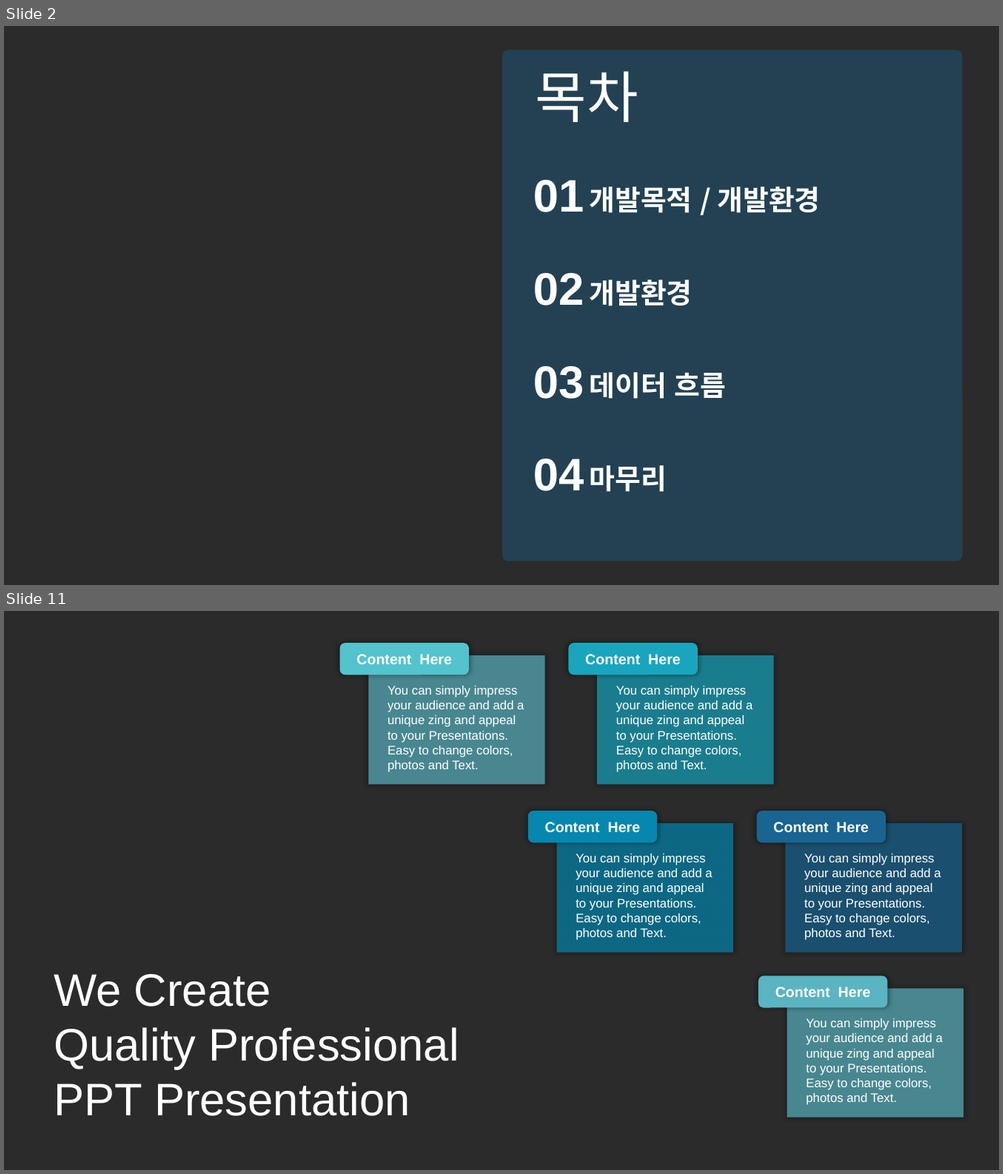
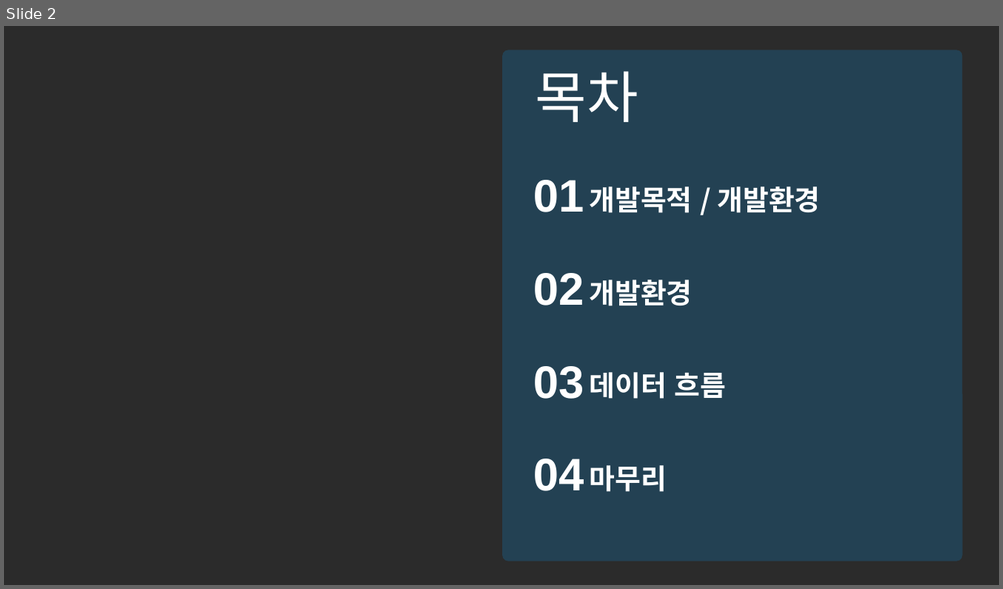
Before and after one commit to QYnote/Python_ConnectMS-SQL, a slide deck: 심준보_AI개발 포트폴리오.pptx. Shown one above the other, each under a label of ours: slides 2 and 11 before the commit, slide 2 after it; the slides between them are not shown. The pictures are 1003x1174 and 1003x589 pixels, drawn with LibreOffice and Linux fonts; fonts in the diff are those of the drawing; background and template pictures are left out; a plain dark background stands for a picture behind light text. Boxes give left, top, right and bottom in pixels: in the first picture for what was removed or moved away, otherwise in the second. Text is boxed around its words. In the diff, an @@ line names an element or a change of style, - is before the commit and + after.

```diff
--- a/심준보_AI개발 포트폴리오.pptx
+++ b/심준보_AI개발 포트폴리오.pptx
@@ slide 11 removed at (x1=4, y1=611, x2=999, y2=1170), background picture (left out) @@
@@ group removed at (x1=340, y1=643, x2=774, y2=785): 4 texts, 2 rectangles, 2 rounded rectangles @@
-Content Here
-You can simply impress your audience and add a unique zing and appeal to your Presentations. Easy to change colors, photos and Text.
-Content Here
-You can simply impress your audience and add a unique zing and appeal to your Presentations. Easy to change colors, photos and Text.
@@ group removed at (x1=528, y1=811, x2=962, y2=953): 4 texts, 2 rectangles, 2 rounded rectangles @@
-Content Here
-You can simply impress your audience and add a unique zing and appeal to your Presentations. Easy to change colors, photos and Text.
-Content Here
-You can simply impress your audience and add a unique zing and appeal to your Presentations. Easy to change colors, photos and Text.
@@ text removed at (x1=54, y1=974, x2=459, y2=1116) @@
-We Create
-Quality Professional
-PPT Presentation
@@ group removed at (x1=758, y1=976, x2=964, y2=1118): 2 texts, 1 rectangle, 1 rounded rectangle @@
-Content Here
-You can simply impress your audience and add a unique zing and appeal to your Presentations. Easy to change colors, photos and Text.
```
Also in this commit, not shown: 3 slides changed, 2 slides added, 43 other slides removed, 3 other files.
